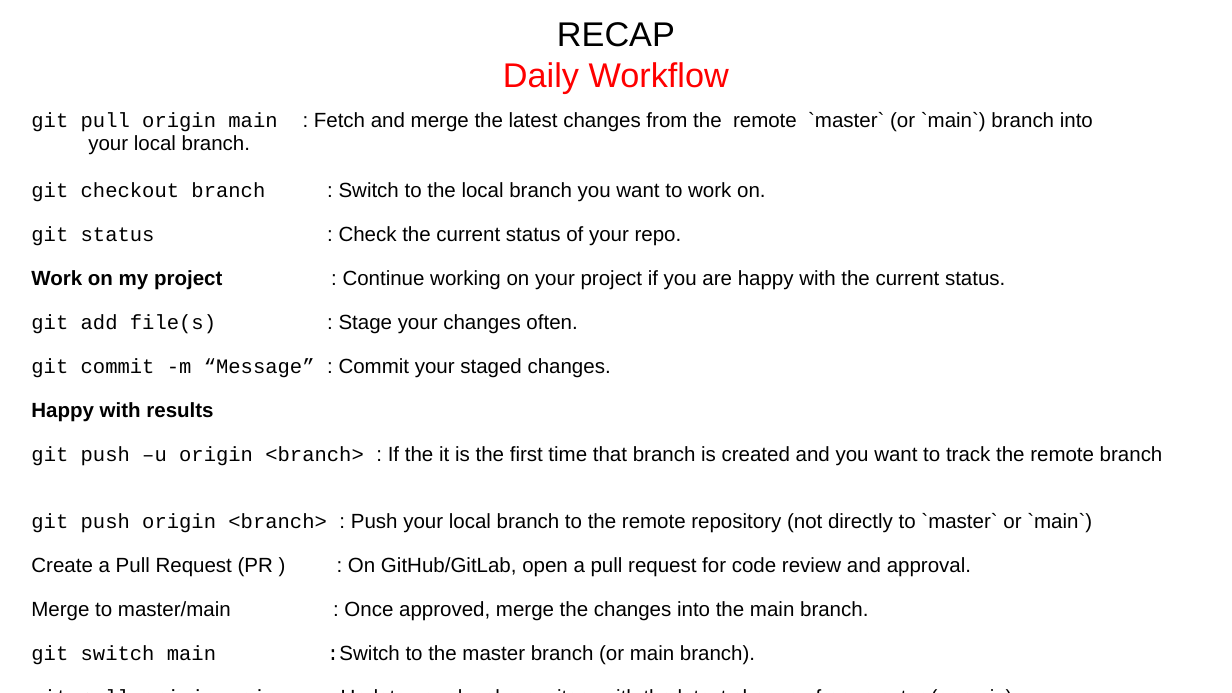
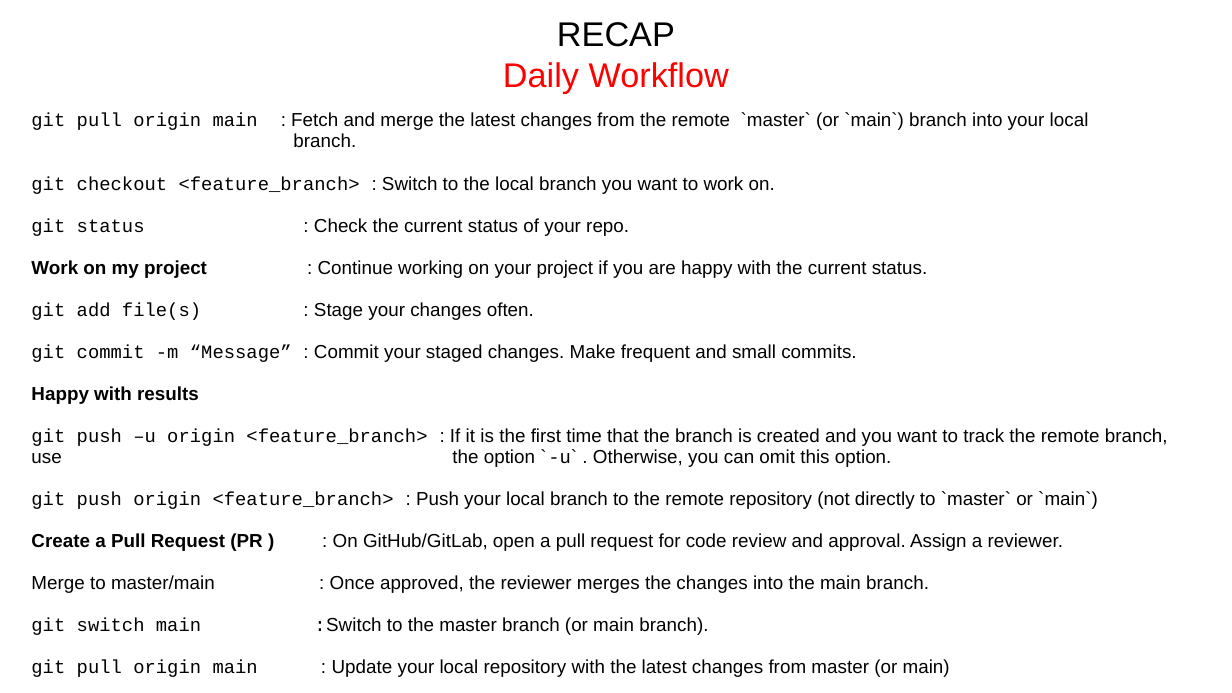
Before and after one commit to RUG-DCC-Research-Software/introduction_to_git_github, a slide deck: slide 76 of 07102025-Introduction_to_git_kapteyn.pptx (slide 73 before the commit). Drawn at 1232x693 pixels with LibreOffice and Linux fonts; fonts in the diff are those of the drawing. Boxes give left, top, right and bottom in pixels: in the first picture for what was removed or moved away, otherwise in the second. Text is boxed around its words. In the diff, an @@ line names an element or a change of style, - is before the commit and + after.

```diff
--- a/07102025-Introduction_to_git_kapteyn.pptx
+++ b/07102025-Introduction_to_git_kapteyn.pptx
@@ text at bbox=[31, 112, 1089, 677]: size 12 to 11 pt in "git pull origin main : Fetch and ...", "git status : Check the current status ...", "Work on my project : Continue working ...", "git add file(s) : Stage your changes ..." and 3 more places @@
@@ text at bbox=[31, 176, 775, 194]: text changed; size 12 to 11 pt @@
-git checkout branch : Switch to the local branch you want to work on.
+git checkout <feature_branch> : Switch to the local branch you want to work on.
@@ text at bbox=[31, 344, 856, 362]: text changed; size 12 to 11 pt @@
-git commit -m “Message” : Commit your staged changes.
+git commit -m “Message” : Commit your staged changes. Make frequent and small commits.
@@ text at bbox=[31, 428, 1168, 593]: text changed; size 12 to 11 pt @@
-git push –u origin <branch> : If the it is the first time that branch is created and you want to track the remote branch
-git push origin <branch> : Push your local branch to the remote repository (not directly to `master` or `main`)
-Create a Pull Request (PR ) : On GitHub/GitLab, open a pull request for code review and approval.
-Merge to master/main : Once approved, merge the changes into the main branch.
+git push –u origin <feature_branch> : If it is the first time that the branch is created and you want to track the remote branch, use the option `-u` . Otherwise, you can omit this option.
+git push origin <feature_branch> : Push your local branch to the remote repository (not directly to `master` or `main`)
+Create a Pull Request (PR ) : On GitHub/GitLab, open a pull request for code review and approval. Assign a reviewer.
+Merge to master/main : Once approved, the reviewer merges the changes into the main branch.
```
Also in this commit, not shown: 11 other slides changed, 3 slides added.
